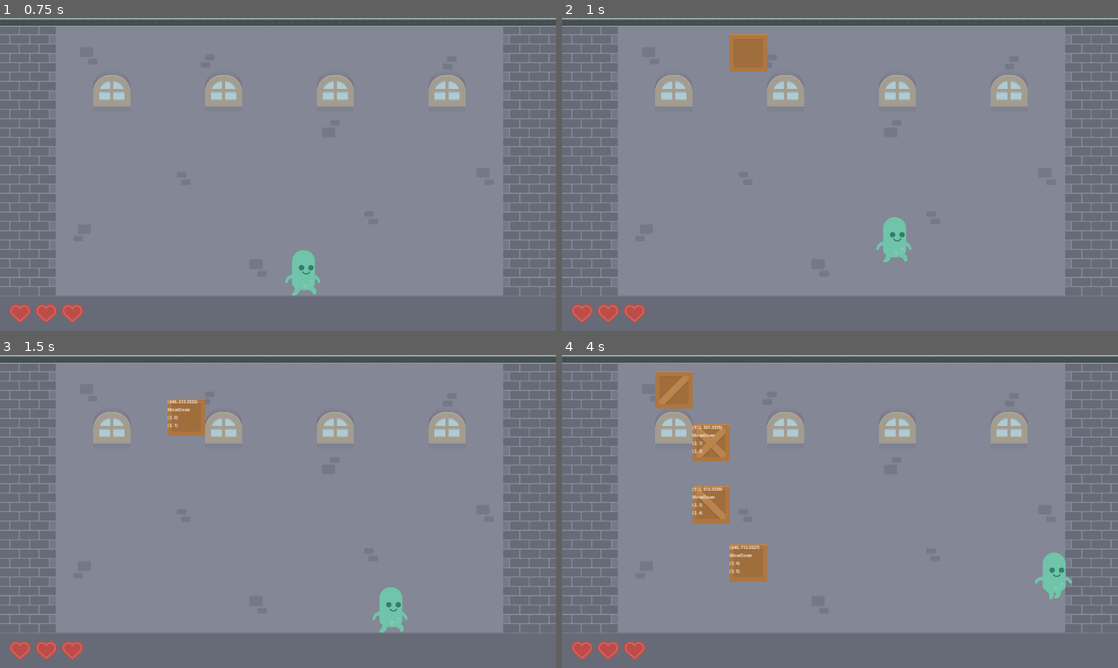
Above: before the commit, frames 1-4 (two rows, left to right).
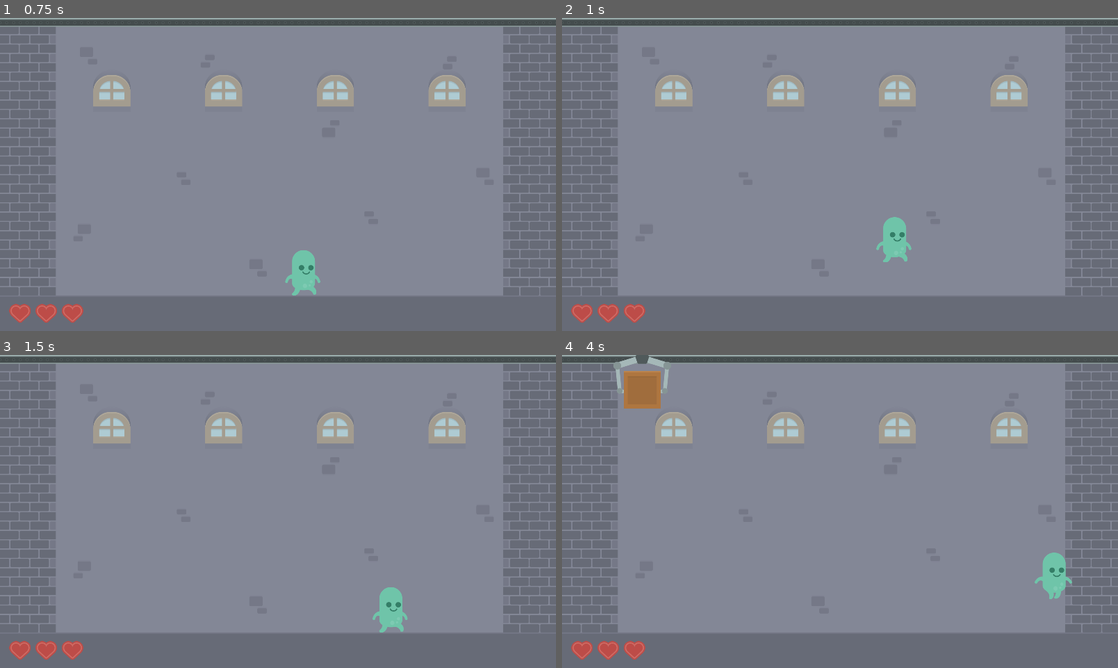
Above: after the commit, the same moments.

Repository: staskozin/stack-attack
Game: Godot game, scene res://scenes/main.tscn
Two runs of this game, one before a commit and one after it. Both use one fixed random seed, a clock stepped at 60 frames per second and the inputs below.
Inputs:
- Up to frame 1 (0.75 s): tap Enter at 0.5 s; hold D (input_right) from 0.53 s (still down)
- Up to frame 2 (1 s): keep holding D (input_right); tap W (input_up) at 0.77 s
- Up to frame 3 (1.5 s): keep holding D (input_right)
- Up to frame 4 (4 s): tap W (input_up) at 1.52, 3.02, 3.77 s; release D (input_right) at 2.03 s; hold A (input_left) 2.03-2.78 s; hold D (input_right) from 2.78 s (still down)

Frame 1 is identical in both runs. In frame 2, 0.8% of the frame differs, in the area x 30-37%, y 5-18%; in frame 3, 0.8%; in frame 4, 4.0%, in the area x 9-37%, y 0-73%.

Commit message:
Реализовал краны, скидывающие ящики
Но иногда два крана могут скинуть ящики почти одновременно и ящики будут друг в друге

Diff:
--- /dev/null
+++ b/assets/crane_hand.svg
@@ -0,0 +1 @@
+<svg xmlns="http://www.w3.org/2000/svg" viewBox="0 0 68.63 100.85"><defs><style>.cls-1{fill:none;stroke:#a5b8b8;stroke-linecap:round;stroke-miterlimit:10;stroke-width:13px;}.cls-2{fill:#a5b8b8;}.cls-3{fill:#869595;}</style></defs><g id="Layer_2" data-name="Layer 2"><g id="Layer_1-2" data-name="Layer 1"><line class="cls-1" x1="6.5" y1="6.5" x2="28.38" y2="91.09"/><path class="cls-2" d="M28.38,83.09l40.25,8-40.25,8a8.16,8.16,0,1,1,0-16Z"/><circle class="cls-3" cx="28.38" cy="91.09" r="9.76"/></g></g></svg>
--- /dev/null
+++ b/assets/crane_top.svg
@@ -0,0 +1 @@
+<svg xmlns="http://www.w3.org/2000/svg" viewBox="0 0 198.6 49.72"><defs><style>.cls-1{fill:none;stroke:#a5b8b8;stroke-linecap:round;stroke-miterlimit:10;stroke-width:21px;}.cls-2{fill:#869595;}.cls-3{fill:#505a5b;}</style></defs><g id="Layer_2" data-name="Layer 2"><g id="Layer_1-2" data-name="Layer 1"><line class="cls-1" x1="91.17" y1="12.49" x2="13.42" y2="36.31"/><circle class="cls-2" cx="13.42" cy="36.31" r="13.42"/><line class="cls-1" x1="107.43" y1="12.49" x2="185.18" y2="36.31"/><circle class="cls-2" cx="185.18" cy="36.31" r="13.42"/><path class="cls-3" d="M111.55,30H87c-2,0-3.81-1.51-4.59-3.82L76.56,8.67C75.17,4.56,77.58,0,81.15,0h36.3c3.56,0,6,4.56,4.59,8.67l-5.89,17.51A5.11,5.11,0,0,1,111.55,30Z"/></g></g></svg>
--- /dev/null
+++ b/scenes/crane.tscn
@@ -0,0 +1,77 @@
+[gd_scene load_steps=8 format=3 uid="uid://cip37avcfjvai"]
+
+[ext_resource type="Script" path="res://scripts/crane.gd" id="1_3lrpu"]
+[ext_resource type="Texture2D" uid="uid://yf0l8wdv7v72" path="res://assets/crane_top.svg" id="1_7gg8x"]
+[ext_resource type="Texture2D" uid="uid://cwqf5qdcmtbrd" path="res://assets/crane_hand.svg" id="1_870nk"]
+[ext_resource type="Texture2D" uid="uid://dxwa4ppv4o5qt" path="res://assets/box1.png" id="3_rwbcc"]
+
+[sub_resource type="Animation" id="Animation_nwkd5"]
+resource_name = "drop"
+length = 0.6
+tracks/0/type = "value"
+tracks/0/imported = false
+tracks/0/enabled = true
+tracks/0/path = NodePath("LeftHand:rotation")
+tracks/0/interp = 1
+tracks/0/loop_wrap = true
+tracks/0/keys = {
+"times": PackedFloat32Array(0, 0.3, 0.6),
+"transitions": PackedFloat32Array(0.3, 0.3, 1),
+"update": 0,
+"values": [0.15708, 1.22173, 0.994838]
+}
+tracks/1/type = "value"
+tracks/1/imported = false
+tracks/1/enabled = true
+tracks/1/path = NodePath("RightHand:rotation")
+tracks/1/interp = 1
+tracks/1/loop_wrap = true
+tracks/1/keys = {
+"times": PackedFloat32Array(0, 0.3, 0.6),
+"transitions": PackedFloat32Array(0.3, 0.3, 1),
+"update": 0,
+"values": [-0.15708, -1.22173, -0.994838]
+}
+
+[sub_resource type="AnimationLibrary" id="AnimationLibrary_a4n35"]
+_data = {
+"drop": SubResource("Animation_nwkd5")
+}
+
+[sub_resource type="RectangleShape2D" id="RectangleShape2D_ow2fa"]
+size = Vector2(128, 128)
+
+[node name="Crane" type="StaticBody2D"]
+script = ExtResource("1_3lrpu")
+
+[node name="LeftHand" type="Sprite2D" parent="."]
+position = Vector2(-86, 36)
+rotation = 0.15708
+texture = ExtResource("1_870nk")
+offset = Vector2(28, 44)
+
+[node name="RightHand" type="Sprite2D" parent="."]
+position = Vector2(86, 36)
+rotation = -0.15708
+texture = ExtResource("1_870nk")
+offset = Vector2(-28, 44)
+flip_h = true
+
+[node name="Top" type="Sprite2D" parent="."]
+position = Vector2(0, 25)
+texture = ExtResource("1_7gg8x")
+
+[node name="AnimationPlayer" type="AnimationPlayer" parent="."]
+unique_name_in_owner = true
+libraries = {
+"": SubResource("AnimationLibrary_a4n35")
+}
+
+[node name="BoxTexture" type="Sprite2D" parent="."]
+unique_name_in_owner = true
+position = Vector2(0, 120)
+texture = ExtResource("3_rwbcc")
+
+[node name="CollisionShape" type="CollisionShape2D" parent="."]
+position = Vector2(0, 120)
+shape = SubResource("RectangleShape2D_ow2fa")
--- a/scenes/main.tscn
+++ b/scenes/main.tscn
@@ -40,6 +40,12 @@
 [node name="CollisionShape" type="CollisionShape2D" parent="Walls/RightWall"]
 position = Vector2(1824, 476)
 shape = SubResource("RectangleShape2D_k0j1e")
+
+[node name="Ceiling" type="StaticBody2D" parent="Walls"]
+
+[node name="CollisionShape" type="CollisionShape2D" parent="Walls/Ceiling"]
+position = Vector2(960, -9)
+shape = SubResource("RectangleShape2D_1yj22")
 
 [node name="Columns" type="Node2D" parent="."]
 position = Vector2(960, 0)
@@ -97,11 +103,15 @@
 [node name="Boxes" type="Node2D" parent="."]
 unique_name_in_owner = true
 
+[node name="Cranes" type="Node2D" parent="."]
+unique_name_in_owner = true
+
 [node name="Player" parent="." instance=ExtResource("3_vn846")]
 unique_name_in_owner = true
 position = Vector2(960, 888)
 
 [node name="Spawner" type="Timer" parent="."]
+wait_time = 2.0
 autostart = true
 
 [node name="UILayer" type="CanvasLayer" parent="."]
--- a/scripts/autoloads/field.gd
+++ b/scripts/autoloads/field.gd
@@ -7,6 +7,7 @@
 var start_x: int = 256
 var start_y: int = 120
 var tile_size: int = 128
+var legal_columns: Array = range(0, width)
 
 
 func _ready() -> void:
@@ -18,6 +19,7 @@
 	for i in range(width):
 		field[i] = []
 		field[i].resize(height)
+	legal_columns = range(0, width)
 
 
 func get_tile_position(v: Vector2i) -> Vector2i:
--- a/scripts/box.gd
+++ b/scripts/box.gd
@@ -13,7 +13,6 @@
 
 
 func _ready() -> void:
-	$Texture.texture = ResourceLoader.load("res://assets/box" + str(randi_range(1, 4)) + ".png")
 	%LeftSide.body_entered.connect(_on_left_side_body_entered)
 	%RightSide.body_entered.connect(_on_right_side_body_entered)
 	%LeftSide.body_exited.connect(_on_left_side_body_exited)
--- a/scripts/col.gd
+++ b/scripts/col.gd
@@ -14,7 +14,7 @@
 	if body.is_in_group("box"):
 		stored += 1
 	if stored >= 6:
-		col_filled.emit(num)
+		Field.legal_columns.erase(num)
 		is_free = false
 
 
@@ -22,5 +22,6 @@
 	if body.is_in_group("box"):
 		stored -= 1
 	if stored < 6 and not is_free:
-		col_freed.emit(num)
+		Field.legal_columns.append(num)
+		Field.legal_columns.sort()
 		is_free = true
--- /dev/null
+++ b/scripts/crane.gd
@@ -0,0 +1,64 @@
+extends Node2D
+
+
+@export var speed: int = 200
+
+var to_right: bool = true
+var drop_to_column: int
+var drop_position: int
+var dropped: bool = false
+
+
+func _ready() -> void:
+	to_right = randi() & 1
+	position.x = -121 if to_right else 2041
+	drop_to_column = Field.legal_columns.pick_random()
+	drop_position = Field.get_tile_position(Vector2i(drop_to_column, 0)).x
+	%BoxTexture.texture = ResourceLoader.load("res://assets/box" + str(randi_range(1, 4)) + ".png")
+
+
+func _physics_process(delta: float) -> void:
+	if to_right:
+		position.x += speed * delta
+		if not dropped and position.x >= drop_position:
+			if Field.legal_columns.has(drop_to_column):
+				spawn_box()
+			else:
+				var sliced: Array
+				sliced = Field.legal_columns.slice(drop_to_column + 1)
+				if sliced.is_empty():
+					dropped = true
+				else:
+					drop_to_column = sliced.pick_random()
+		if position.x >= 2041:
+			queue_free()
+	else:
+		position.x -= speed * delta
+		if  not dropped and position.x <= drop_position:
+			if Field.legal_columns.has(drop_to_column):
+				spawn_box()
+			else:
+				var sliced: Array
+				sliced = Field.legal_columns.slice(0, drop_to_column)
+				if sliced.is_empty():
+					dropped = true
+				else:
+					drop_to_column = sliced.pick_random()
+		if position.x <= -121:
+			queue_free()
+
+
+func spawn_box() -> void:
+	dropped = true
+	%AnimationPlayer.play("drop")
+	%BoxTexture.visible = false
+	$CollisionShape.queue_free()
+	var box: AnimatableBody2D = preload("res://scenes/box.tscn").instantiate()
+	box.get_node("Texture").texture = %BoxTexture.texture
+	box.position = Vector2(Field.start_x + Field.tile_size * drop_to_column, Field.start_y)
+	box.x = drop_to_column
+	box.y = 0
+	box.to_x = drop_to_column
+	box.to_y = 0
+	Field.field[box.x][box.y] = box
+	get_tree().root.get_node("Main/Boxes").add_child(box)
--- a/scripts/main.gd
+++ b/scripts/main.gd
@@ -1,15 +1,9 @@
 extends Node
-
-
-var legal_columns: Array = range(0, 12)
 
 
 func _ready() -> void:
 	randomize()
 	Input.set_mouse_mode(Input.MOUSE_MODE_HIDDEN)
-	for c in $Columns.get_children():
-		c.col_filled.connect(_on_column_filled)
-		c.col_freed.connect(_on_column_freed)
 
 
 func _unhandled_input(event: InputEvent) -> void:
@@ -19,27 +13,7 @@
 
 
 # Спавнер
-func spawn_box() -> void:
-	var box: AnimatableBody2D = preload("res://scenes/box.tscn").instantiate()
-	var picked_col: int = legal_columns.pick_random()
-	box.position = Vector2(Field.start_x + Field.tile_size * picked_col, Field.start_y)
-	box.x = picked_col
-	box.y = 0
-	box.to_x = picked_col
-	box.to_y = 0
-	%Boxes.add_child(box)
-	Field.field[box.x][box.y] = box
-
-
 func _on_spawner_timeout() -> void:
-	if not legal_columns.is_empty():
-		spawn_box()
-
-
-# Проверка на возможность спавна в столбце
-func _on_column_filled(n: int) -> void:
-	legal_columns.erase(n)
-
-
-func _on_column_freed(n: int) -> void:
-	legal_columns.append(n)
+	if not Field.legal_columns.is_empty():
+		var crane: Node2D = preload("res://scenes/crane.tscn").instantiate()
+		%Cranes.add_child(crane)
Not shown, added: assets/crane_hand.svg.import
Not shown, added: assets/crane_top.svg.import
